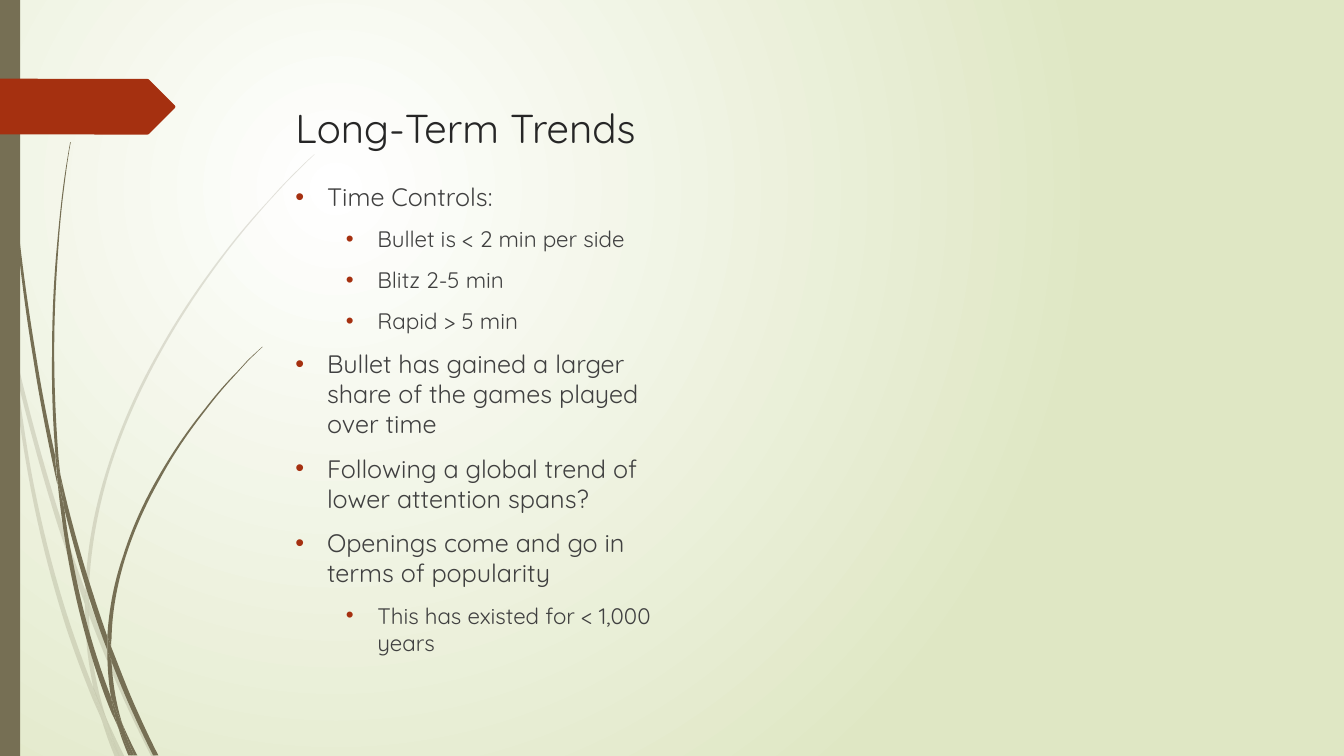
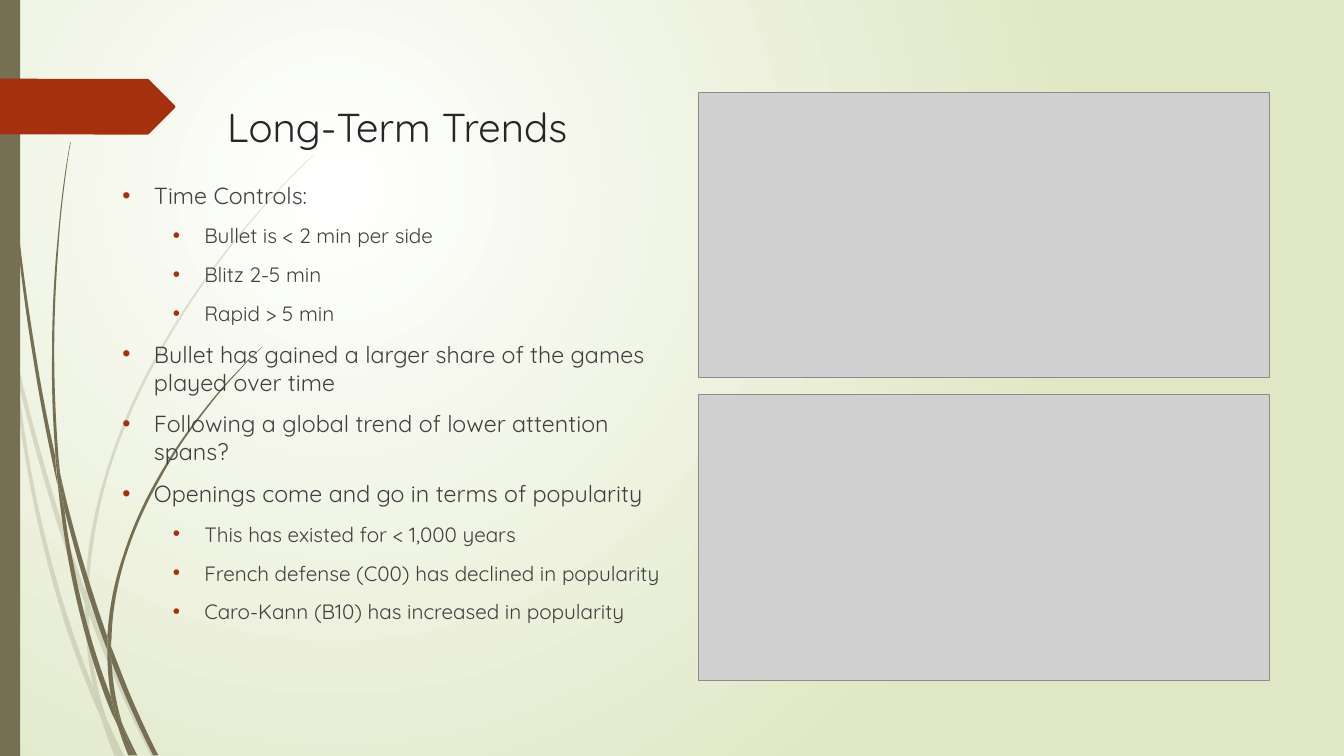
Before and after one commit to shanemcv/mpcs-56430-final-project-shanemcv, a slide deck: slide 5 of Final Presentation - Shane McVeigh.pptx. Drawn at 1344x756 pixels with LibreOffice and Linux fonts; fonts in the diff are those of the drawing; grey boxes stand for pictures. Boxes give left, top, right and bottom in pixels: in the first picture for what was removed or moved away, otherwise in the second. Text is boxed around its words. In the diff, an @@ line names an element or a change of style, - is before the commit and + after.

Commit message:
Finalize ppt, pdf

```diff
--- a/Final Presentation - Shane McVeigh.pptx
+++ b/Final Presentation - Shane McVeigh.pptx
@@ title "Long-Term Trends": place and size @@
-title "Long-Term Trends" at [295, 113, 635, 151]
+title "Long-Term Trends" at [227, 112, 567, 150]
@@ picture added at [699, 93, 1270, 378] @@
@@ text "Time Controls:": place and size @@
-text "Time Controls:" at [327, 187, 651, 656]
+text "Time Controls:" at [154, 187, 659, 623]
@@ text at [154, 187, 645, 546]: size 18 to 16.6 pt in "Time Controls:", "Bullet has gained a larger share of ...", "Following a global trend of lower attention ...", "Openings come and go in terms of ..."; size 16 to 14.8 pt in "Bullet is < 2 min per side", "Blitz 2-5 min", "Rapid > 5 min", "This has existed for < 1,000 years" @@
@@ picture added at [699, 395, 1270, 681] @@
@@ text at [204, 565, 659, 623]: paragraphs added @@
+  • French defense (C00) has declined in popularity
+  • Caro-Kann (B10) has increased in popularity
```
Also in this commit, not shown: 1 other file.
